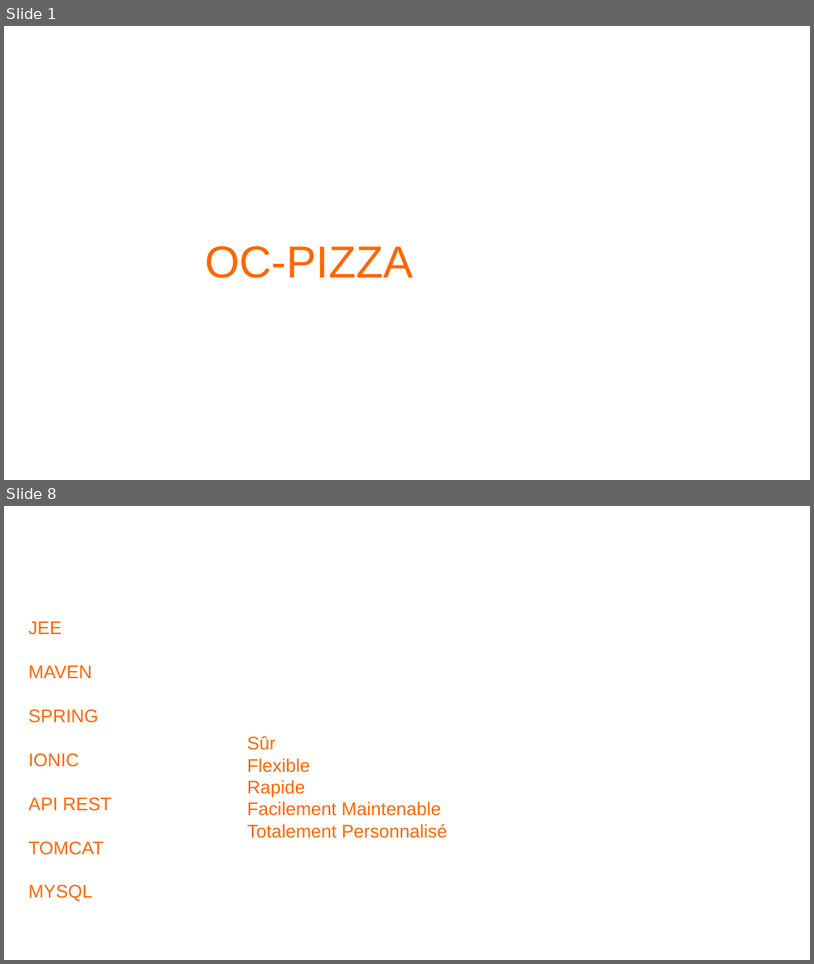
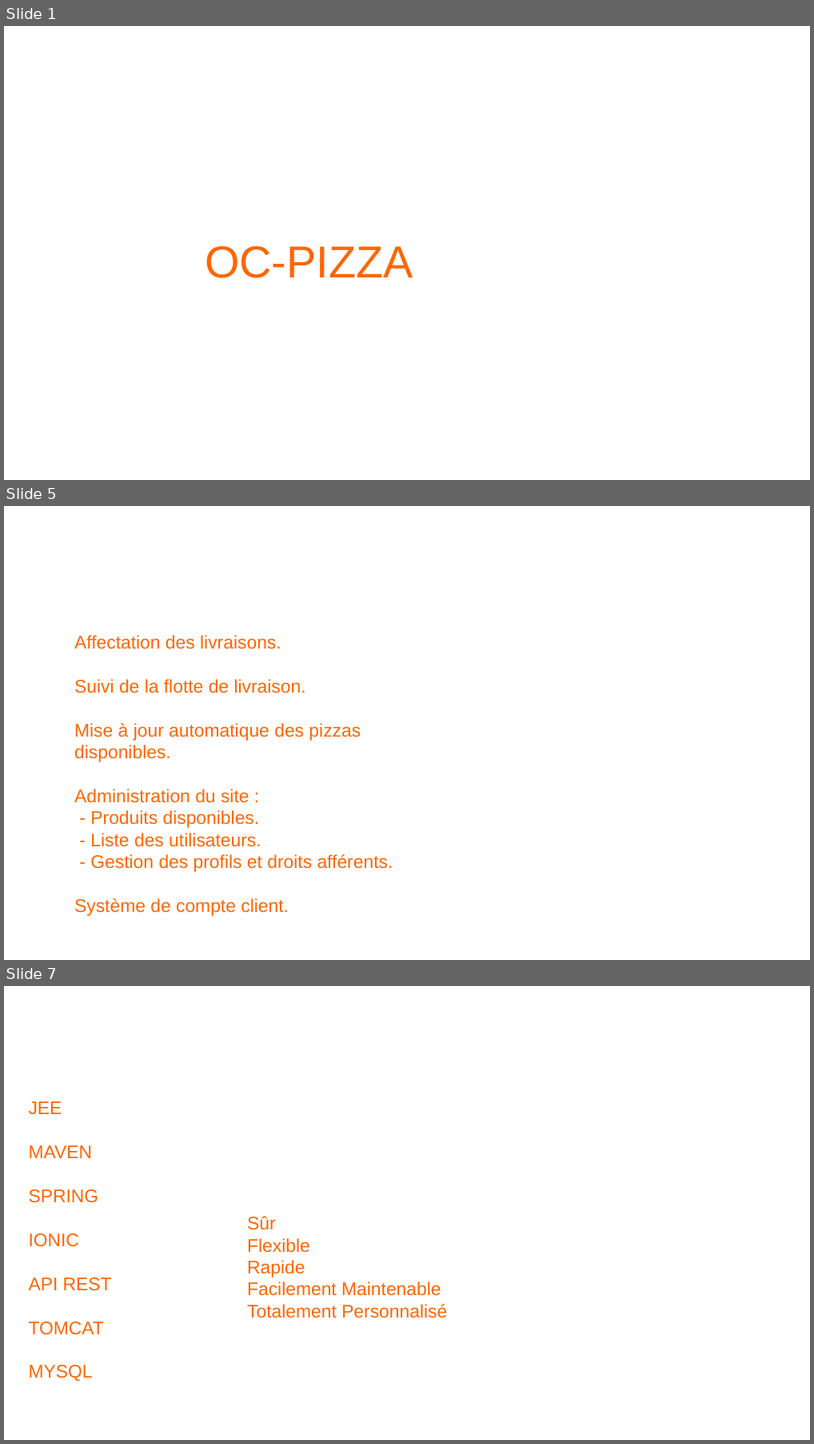
Before and after one commit to JonathanDLR/oc-pizza, a slide deck: Spec.odp. Shown one above the other, each under a label of ours: slides 1 and 8 before the commit, slides 1, 5 and 7 after it; the slides between them are not shown. The pictures are 814x964 and 814x1444 pixels, drawn with LibreOffice and Linux fonts; fonts in the diff are those of the drawing; background and template pictures are left out. Boxes give left, top, right and bottom in pixels: in the first picture for what was removed or moved away, otherwise in the second. Text is boxed around its words. In the diff, an @@ line names an element or a change of style, - is before the commit and + after.

```diff
--- a/Spec.odp
+++ b/Spec.odp
@@ slide 5 added at <box>4,506,810,960</box>, background picture (left out) @@
@@ text added at <box>74,635,394,916</box>, 18 pt, text #FF6600 @@
+Affectation des livraisons.
+Suivi de la flotte de livraison.
+Mise à jour automatique des pizzas
+disponibles.
+Administration du site :
+- Produits disponibles.
+- Liste des utilisateurs.
+- Gestion des profils et droits afférents.
+Système de compte client.
@@ what was slide 8 is now slide 7 @@
```
Also in this commit, not shown: 1 slide changed, 3 other slides added, 5 slides removed.
